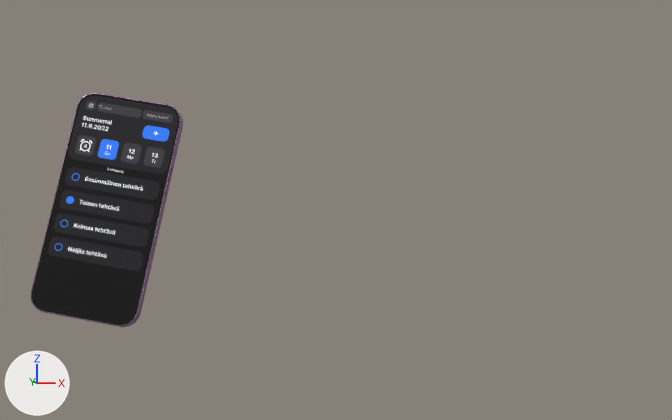
Before and after pictures for a commit that changed the Blender file scs.blend.
Rendered twice from a 50 mm lens placed at (0.38, -7.61, 0.51), pointed at (1.83, -0.01, -0.03). Every picture has the same lights, and +X, +Y and +Z are marked at lower left.

The older version as bpy lines, for what is in view:
```python
mat_frame = principled_material('Frame')
mat_frame.base_color = (0.309, 0.169, 0.311)  # purple #977297
mat_frame.metallic = 1.0
mat_frame.roughness = 0.335
me_plane = bpy.data.meshes.new('Plane')
me_plane.from_pydata(...)  # 1248 vertices, 1122 faces; spans x -0.9..0.9, y -0.44..0.44, z -0.09..0.01
me_plane.polygons.foreach_set('use_smooth', [True] * 1122)
# faces by material slot: [1051, 70, 1]
me_plane.materials.append(mat_frame)  # purple #977297
me_plane.materials.append(mat_black)  # black #000000
me_plane.materials.append(mat_screen)
ob_plane = bpy.data.objects.new('Plane', me_plane)
ob_plane.location = (0.0, 0.0, 0.0)
ob_plane.rotation_euler = (-0.563, 1.879, 0.719)  # degrees (-32, 108, 41)
```
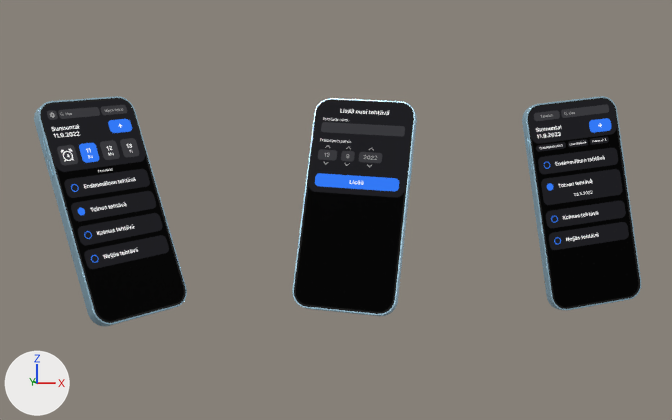
Boxes [x1, y1, x2, y2] around the edits, measured in the pictures (672 x 420 px):
```json
{"object": "Plane", "change": "recoloured, reshaped, turned", "before": [31, 93, 183, 327], "after": [34, 96, 187, 326]}
{"object": "Plane.001", "change": "added", "after": [292, 98, 417, 316], "on screen": "black", "faces in mat_screen2": [296, 101, 412, 312], "faces in mat_frame (blue #c2ebff)": [292, 98, 417, 316], "faces in mat_black (black #000000)": [294, 100, 414, 314]}
{"object": "Plane.002", "change": "added", "after": [522, 96, 641, 310], "on screen": "black", "faces in mat_screen3": [529, 100, 639, 307], "faces in mat_frame (blue #c2ebff)": [522, 96, 641, 310], "faces in mat_black (black #000000)": [528, 98, 640, 309]}
```

The change, as JSON lines over the scene's bpy script:
```json
{"op": "add", "block": "img_show_all_png", "code": ["img_show_all_png = load_image('Show All.png', 'Show All.png', 1080, 2340, 'sRGB')"]}
{"op": "add", "block": "img_newtask_png", "code": ["img_newtask_png = load_image('NewTask.png', 'NewTask.png', 1080, 2340, 'sRGB')"]}
{"op": "set", "path": "mat_frame.base_color", "old": "(0.309, 0.169, 0.311)", "new": "(0.538, 0.832, 1.0)", "note": "purple #977297 -> blue #c2ebff"}
{"op": "add", "block": "mat_screen3", "code": ["mat_screen3 = bpy.data.materials.new('Screen3')", "# colours: black #000000", "# uses the picture img_show_all_png"]}
{"op": "add", "block": "mat_screen2", "code": ["mat_screen2 = bpy.data.materials.new('Screen2')", "# colours: black #000000", "# uses the picture img_newtask_png"]}
{"block": "me_plane", "where": "# used by ob_plane; location = (0.0, 0.0, 0.0); rotation_euler = (-0.563, 1.879, 0.719), in degrees (-32, 108, 41)"}
{"op": "remove", "block": "me_plane", "code": "me_plane.from_pydata(...)  # 1248 vertices, 1122 faces; spans x -0.9..0.9, y -0.44..0.44, z -0.09..0.01"}
{"op": "add", "block": "me_plane", "code": "me_plane.from_pydata(...)  # 1165 vertices, 1048 faces; spans x -0.44..0.44, y -0.09..0.0, z -0.9..0.9"}
{"block": "me_plane", "change": "me_plane part 1: 1248 vertices removed from x -0.9..0.9, y -0.44..0.44, z -0.09..0.01; 1165 vertices added at x -0.44..0.44, y -0.09..0.0, z -0.9..0.9"}
{"op": "add", "block": "me_plane_002", "code": ["me_plane_002 = bpy.data.meshes.new('Plane.002')", "me_plane_002.from_pydata(...)  # 1165 vertices, 1048 faces; spans x -0.44..0.44, y -0.09..0.0, z -0.9..0.9", "me_plane_002.polygons.foreach_set('use_smooth', [True] * 1048)", "# faces by material slot: [1011, 36, 1]", "me_plane_002.materials.append(mat_frame)  # blue #c2ebff", "me_plane_002.materials.append(mat_black)  # black #000000", "me_plane_002.materials.append(mat_screen3)"]}
{"op": "add", "block": "me_plane_001", "code": ["me_plane_001 = bpy.data.meshes.new('Plane.001')", "me_plane_001.from_pydata(...)  # 1165 vertices, 1048 faces; spans x -0.44..0.44, y -0.09..0.0, z -0.9..0.9", "me_plane_001.polygons.foreach_set('use_smooth', [True] * 1048)", "# faces by material slot: [1011, 36, 1]", "me_plane_001.materials.append(mat_frame)  # blue #c2ebff", "me_plane_001.materials.append(mat_black)  # black #000000", "me_plane_001.materials.append(mat_screen2)"]}
{"op": "set", "path": "ob_plane.rotation_euler", "old": "(-0.563, 1.879, 0.719)", "new": "(-0.319, -0.0979, 0.618)", "note": "degrees (-32, 108, 41) -> degrees (-18, -5.6, 35)"}
{"op": "add", "block": "ob_plane_002", "code": ["ob_plane_002 = bpy.data.objects.new('Plane.002', me_plane_002)", "ob_plane_002.location = (4.0, 0.0, 0.0)", "ob_plane_002.rotation_euler = (-0.106, -0.117, 0.0571)  # degrees (-6.1, -6.7, 3.3)"]}
{"op": "add", "block": "ob_plane_001", "code": ["ob_plane_001 = bpy.data.objects.new('Plane.001', me_plane_001)", "ob_plane_001.location = (2.0, 0.0, 0.0)", "ob_plane_001.rotation_euler = (-0.261, 0.056, -0.433)  # degrees (-15, 3.2, -25)"]}
```
